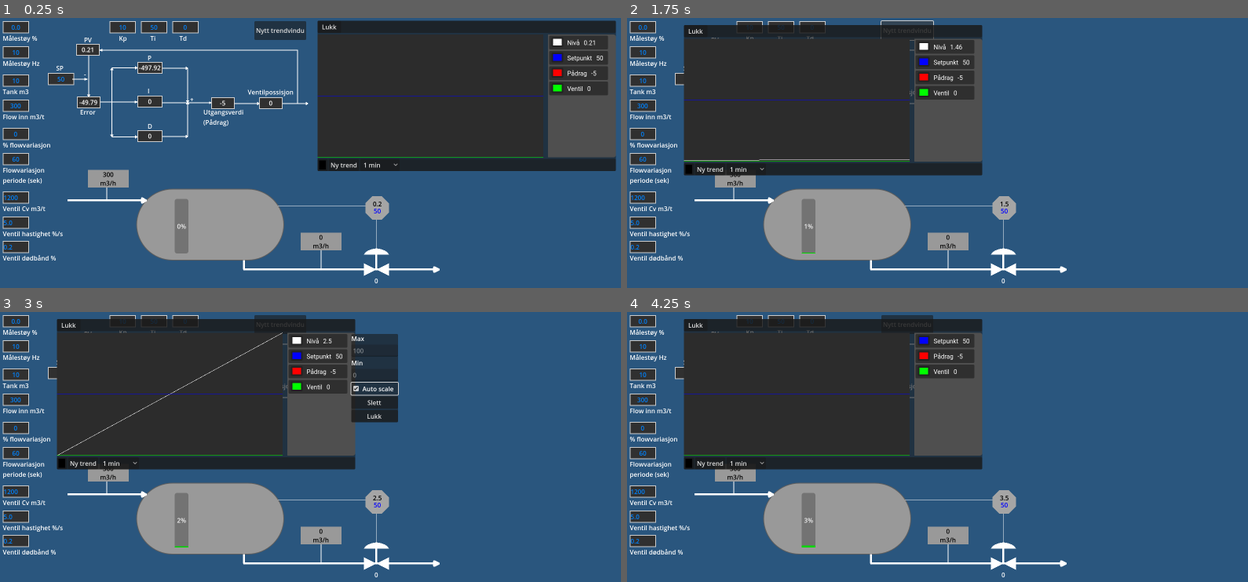
Above: before the commit, frames 1-4 (two rows, left to right).
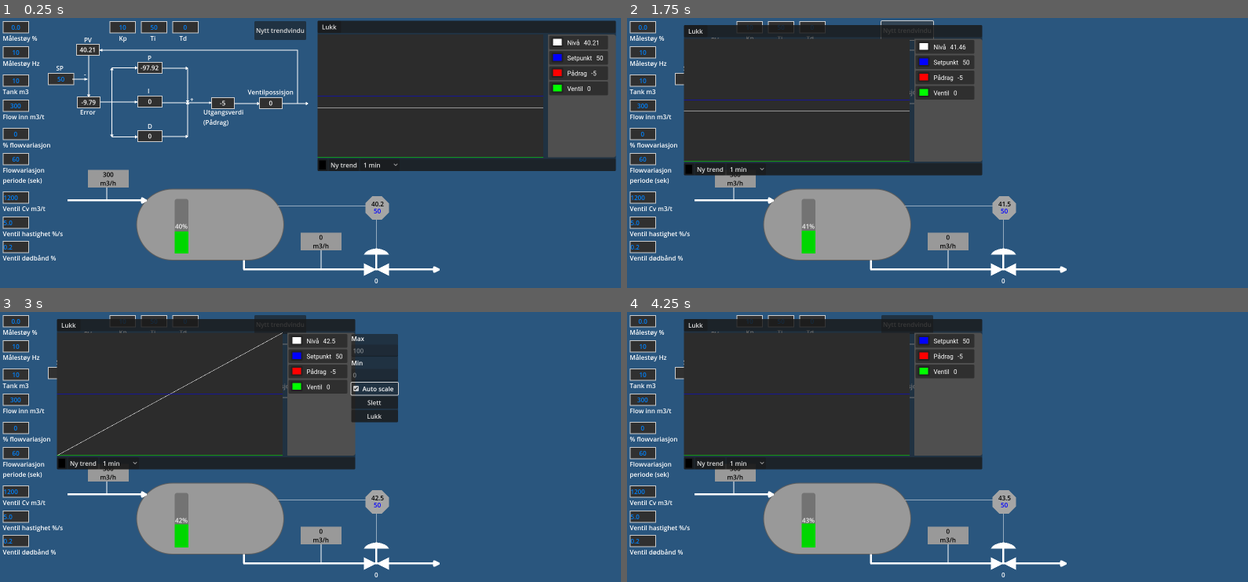
Above: after the commit, the same moments.

Repository: Keroflux/PIDsimulator
Game: Godot game, scene res://PIDsim.tscn
Two runs of this game, one before a commit and one after it. Both use one fixed random seed, a clock stepped at 60 frames per second and the inputs below.
Inputs (mouse positions are in pixels of both pictures, inside the frame that each line leads up to):
- Up to frame 1 (0.25 s): no input
- Up to frame 2 (1.75 s): click "Lukk" at 0.5 s; click "Nytt trendvindu" at 1.25 s
- Up to frame 3 (3 s): click (316, 341) at 2 s; click "Auto scale" at 2.75 s
- Up to frame 4 (4.25 s): click "Slett" at 3.5 s

The runs differ from the first frame. In frame 1, 0.5% of the frame differs, in the area x 12-97%, y 8-88%; in frame 2, 0.5%; in frame 3, 0.3%; in frame 4, 0.2%.

Commit message:
Changed integral

Diff:
--- a/Avvik.gd
+++ b/Avvik.gd
@@ -16,7 +16,7 @@
 
 
 func _physics_process(_delta: float) -> void:
-	avvik = prosess_verdi - setpunkt
+	avvik = (setpunkt - prosess_verdi) * -1
 	trend = avvik
 	p.avvik = avvik
 	i.avvik = avvik
--- a/Derivat.gd
+++ b/Derivat.gd
@@ -6,14 +6,15 @@
 var Kp: float = 10
 var avvik: float = 0.0
 var forrige_avvik: float = 0.0
+var forrige_prosessverdi: float = 0.0
 var trend: float = 0.0
 var prosessverdi: float = 0.0
 
 
 func _physics_process(delta: float) -> void:
-	utgangsverdi = ((prosessverdi - forrige_avvik) / delta) * Td * Kp
+	utgangsverdi = ((prosessverdi - forrige_prosessverdi) / delta) * Td * Kp
 #	utgangsverdi = ((avvik - forrige_avvik) / delta) * Td * Kp
-	forrige_avvik = prosessverdi
+	forrige_prosessverdi = prosessverdi
 #	forrige_avvik = avvik
 
 	trend = utgangsverdi
@@ -25,4 +26,7 @@
 
 
 func _on_Kp_text_entered(new_text: String) -> void:
-	Kp = float(new_text)
+	if float(new_text) > 0:
+		Kp = float(new_text)
+	else:
+		Kp = 1
--- a/Integral.gd
+++ b/Integral.gd
@@ -16,9 +16,8 @@
 
 func _physics_process(delta: float) -> void:
 	if Ti > 0:
-		if ventil.utgang < 99.9 and ventil.utgang > 0.1:
-			utgangsverdi = (utgangsverdi + (avvik * delta * (Kp/Ti)))
-			utgangsverdi = clamp(utgangsverdi, 0, 100)
+		utgangsverdi = utgangsverdi + ((avvik/Ti) * delta * Kp)
+		utgangsverdi = clamp(utgangsverdi, 0, 100)
 
 	trend = utgangsverdi
 	text = str(snapped(utgangsverdi, 0.01))
@@ -29,4 +28,7 @@
 
 
 func _on_Kp_text_entered(new_text: String) -> void:
-	Kp = float(new_text)
+	if float(new_text) > 0:
+		Kp = float(new_text)
+	else:
+		Kp = 1
--- a/PIDsim.gd
+++ b/PIDsim.gd
@@ -27,6 +27,7 @@
 	randomize()
 	prosessverdi = get_node("Blokkdiagram/ProsessVerdi")
 	random_flow()
+	innhold = volum * 0.4
 	#tw = get_tree().create_tween()
 
 
